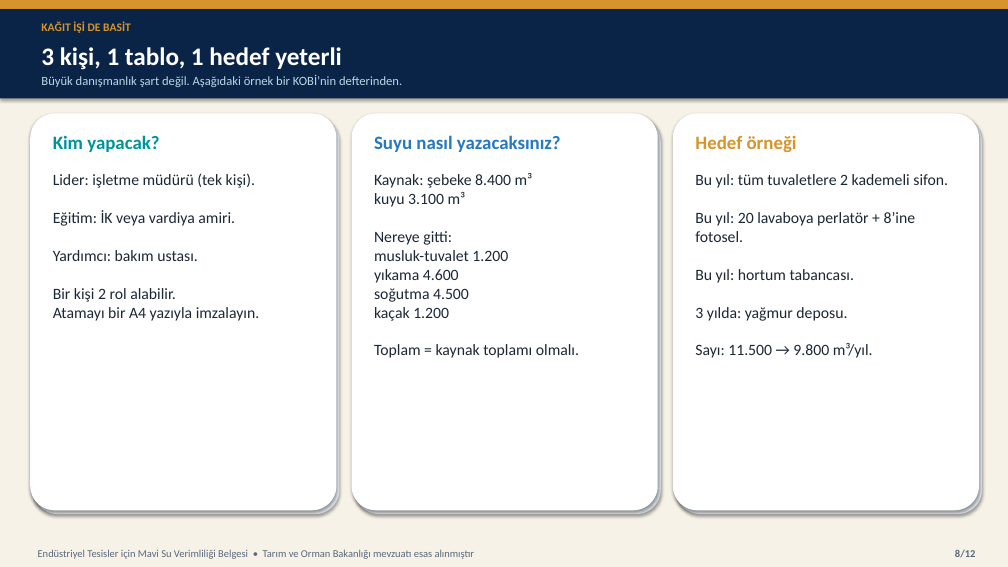
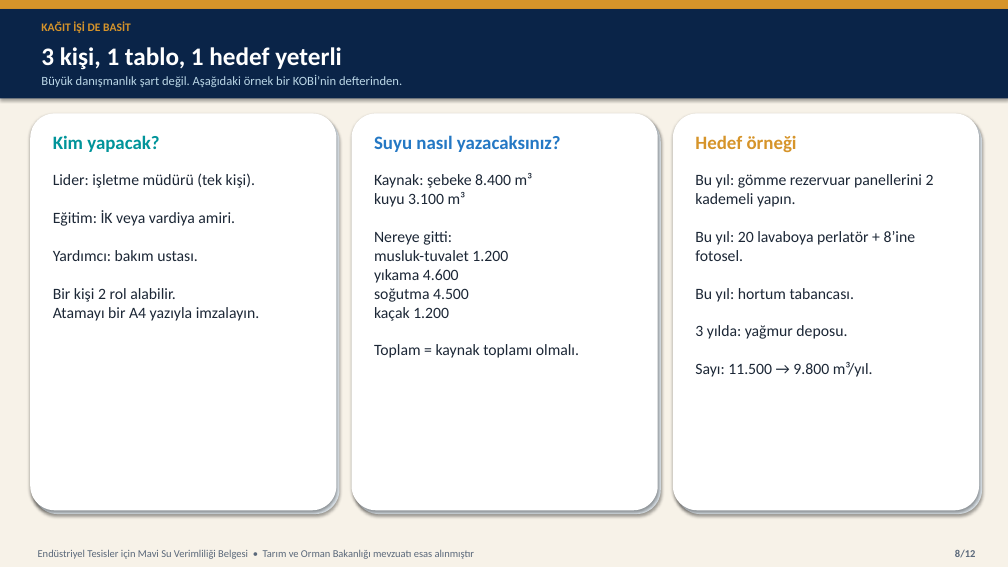
Before and after one commit to iremalisan/alisansges, a slide deck: slide 8 of sunum/Endustriyel_Tesisler_Mavi_Su_Belgesi.pptx. Drawn at 1008x567 pixels with LibreOffice and Linux fonts; fonts in the diff are those of the drawing. Boxes give left, top, right and bottom in pixels: in the first picture for what was removed or moved away, otherwise in the second. Text is boxed around its words. In the diff, an @@ line names an element or a change of style, - is before the commit and + after.

```diff
--- a/sunum/Endustriyel_Tesisler_Mavi_Su_Belgesi.pptx
+++ b/sunum/Endustriyel_Tesisler_Mavi_Su_Belgesi.pptx
@@ text at (695,174,934,377): text changed @@
-Bu yıl: tüm tuvaletlere 2 kademeli sifon.
-Bu yıl: 20 lavaboya perlatör + 8’ine fotosel.
-Bu yıl: hortum tabancası.
-3 yılda: yağmur deposu.
-Sayı: 11.500 → 9.800 m³/yıl.
+Bu yıl: gömme rezervuar panellerini 2 kademeli yapın.
+Bu yıl: 20 lavaboya perlatör + 8’ine fotosel.
+Bu yıl: hortum tabancası.
+3 yılda: yağmur deposu.
+Sayı: 11.500 → 9.800 m³/yıl.
```
Also in this commit, not shown: 5 other slides changed, 8 other files.
